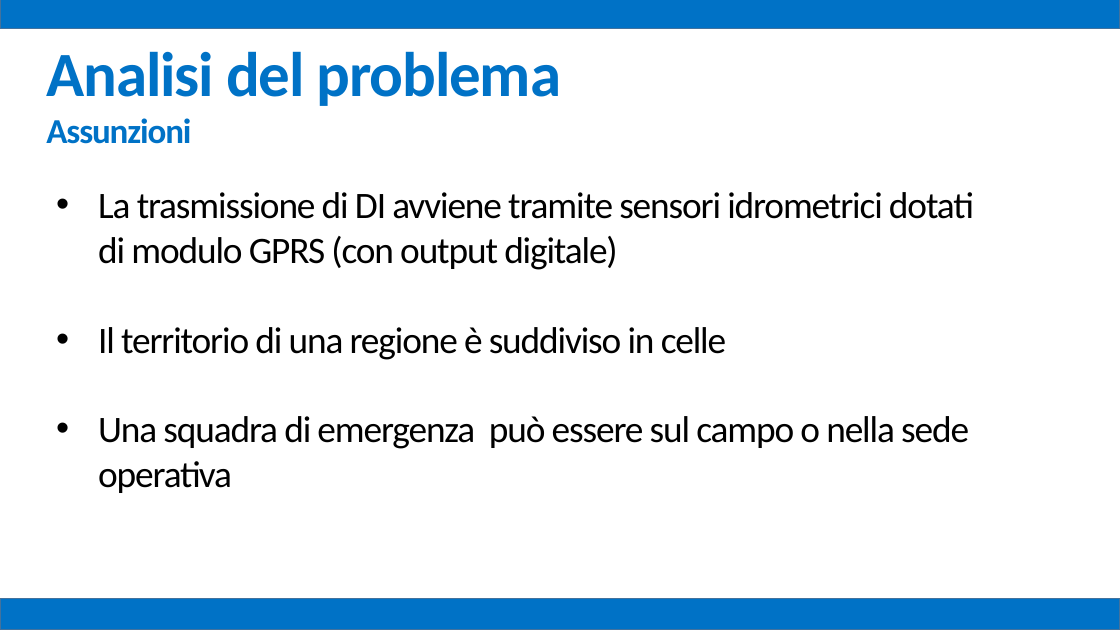
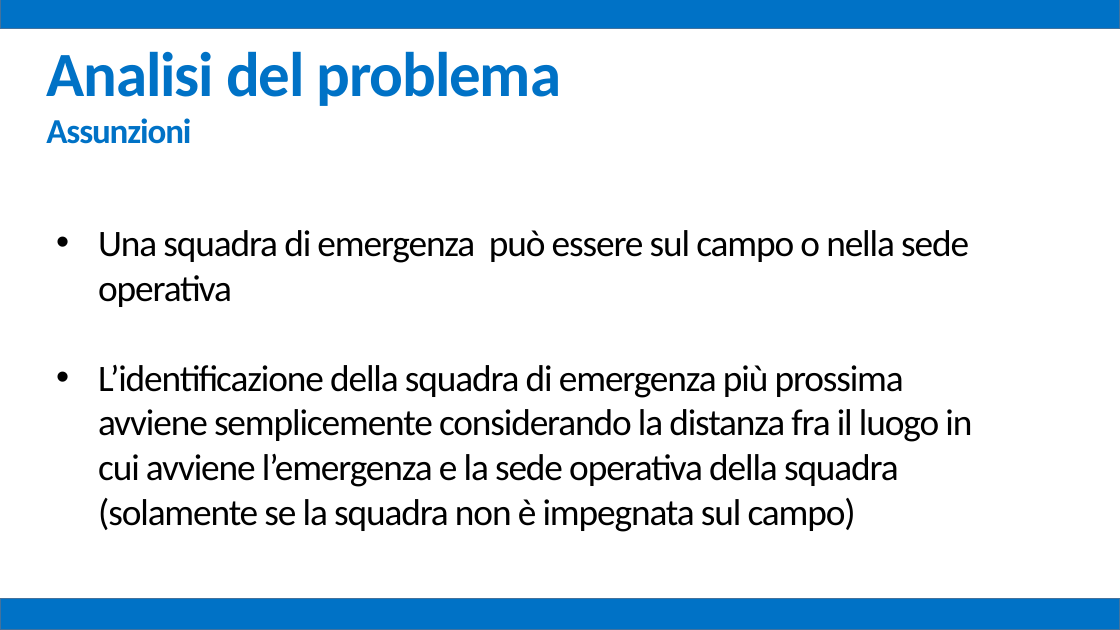
Before and after one commit to mz1991/ProgettoFebbraio2015, a slide deck: slide 13 of Febbraio 2015.pptx. Drawn at 1120x630 pixels with LibreOffice and Linux fonts; fonts in the diff are those of the drawing. Boxes give left, top, right and bottom in pixels: in the first picture for what was removed or moved away, otherwise in the second. Text is boxed around its words. In the diff, an @@ line names an element or a change of style, - is before the commit and + after.

```diff
--- a/Febbraio 2015.pptx
+++ b/Febbraio 2015.pptx
@@ text "Una squadra di emergenza può ...": place and size @@
-text "Una squadra di emergenza può ..." at [98,192,974,493]
+text "Una squadra di emergenza può ..." at [98,230,972,532]
@@ text at [98,192,974,360]: paragraphs removed @@
-• La trasmissione di DI avviene tramite sensori idrometrici dotati di modulo GPRS (con output digitale)
-• Il territorio di una regione è suddiviso in celle
@@ text at [98,365,972,532]: paragraph added @@
+• L’identificazione della squadra di emergenza più prossima avviene semplicemente considerando la distanza fra il luogo in cui avviene l’emergenza e la sede operativa della squadra (solamente se la squadra non è impegnata sul campo)
```
Also in this commit, not shown: 35 other slides changed, 7 other files.
